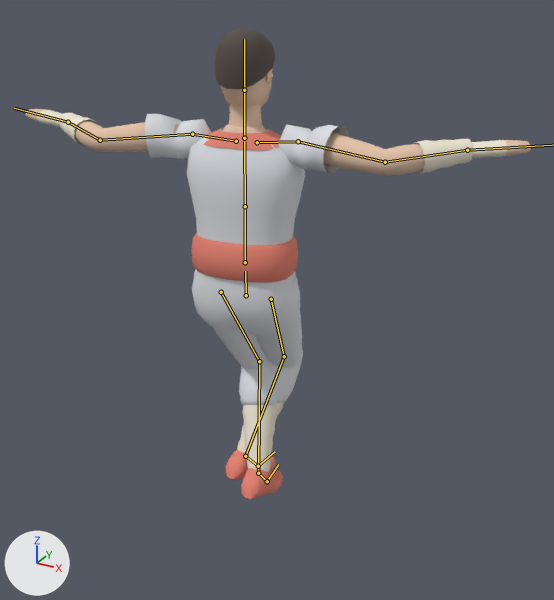
The glTF model game/assets/characters/fighter.glb as it was, and as the next commit left it.
Before and after are seen from a 50 mm camera at (1.24, -2.04, 2.03) aimed at (0.0, 0.22, 0.89). The lights are fixed; the arrows at lower left show +X, +Y and +Z. The older version comes first. Both versions are drawn at frame 6 of the action 'air_gust'; the numbers are the values there. The bones that change, and the others that lie on the model, are drawn over the model as lines.

Objects in the first picture: 'FighterMesh'.
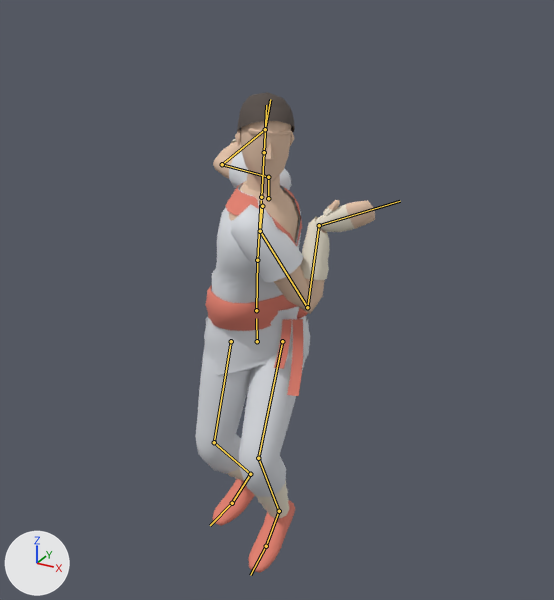
Location of each change, [x1, y1, x2, y2] in pixels of the pictures (554 x 600 px):
'FighterMesh', posed (64% narrower): before [25, 27, 531, 499]; after [195, 92, 375, 573]
bone 'hips', root to tip: before (246, 295) to (245, 271); after (257, 341) to (256, 318)
bone 'spine', root to tip: before (245, 262) to (245, 206); after (256, 310) to (257, 260)
bone 'chest', root to tip: before (245, 206) to (244, 141); after (257, 260) to (261, 200)
bone 'neck', root to tip: before (244, 138) to (244, 90); after (261, 197) to (264, 152)
bone 'head', root to tip: before (244, 90) to (244, 39); after (264, 152) to (266, 105)
bone 'shoulder.L', root to tip: before (236, 141) to (192, 134); after (268, 198) to (268, 177)
bone 'upper_arm.L', root to tip: before (192, 134) to (100, 140); after (268, 177) to (222, 164)
bone 'forearm.L', root to tip: before (100, 140) to (68, 122); after (222, 164) to (265, 129)
bone 'hand.L', root to tip: before (68, 122) to (14, 108); after (265, 129) to (270, 99)
bone 'shoulder.R', root to tip: before (257, 142) to (298, 141); after (262, 206) to (260, 231)
bone 'upper_arm.R', root to tip: before (298, 141) to (385, 162); after (260, 231) to (307, 307)
bone 'forearm.R', root to tip: before (385, 162) to (467, 150); after (307, 307) to (319, 225)
bone 'thigh.L', root to tip: before (221, 292) to (259, 361); after (282, 341) to (258, 458)
bone 'foot.L', root to tip: before (258, 473) to (267, 481); after (279, 511) to (266, 546)
bone 'toe.L', root to tip: before (267, 481) to (278, 464); after (266, 546) to (250, 575)
bone 'thigh.R', root to tip: before (271, 299) to (284, 356); after (231, 341) to (214, 442)
bone 'shin.R', root to tip: before (284, 356) to (245, 456); after (214, 442) to (250, 474)
bone 'foot.R', root to tip: before (245, 456) to (258, 466); after (250, 474) to (232, 503)
bone 'toe.R', root to tip: before (258, 466) to (275, 451); after (232, 503) to (210, 525)

The change in detail:
Bone 'hips' (bone_hips) moves from (0.0, 0.095, 0.0) to (0.03, -0.08, -0.019).
Bone 'hips' (bone_hips) turns from (0, -170, 0) to (2, 30, 0) degrees about its own x, y and z.
Bone 'spine' (bone_spine) turns from (2, 0, 0) to (3, 35, 0) degrees about its own x, y and z.
Bone 'chest' (bone_chest) turns from (0, 0, 0) to (2, 40, 0) degrees about its own x, y and z.
Bone 'neck' (bone_neck) turns from (0, 0, 0) to (0, -38, 0) degrees about its own x, y and z.
Bone 'head' (bone_head) turns from (0, 0, 0) to (-2, -28, 0) degrees about its own x, y and z.
Bone 'shoulder.L' (bone_shoulder_l) turns from (-2, -3, 17) to (-10, 2, 19) degrees about its own x, y and z.
Bone 'upper_arm.L' (bone_upper_arm_l) turns from (-19, -30, 59) to (-55, -39, 79) degrees about its own x, y and z.
Bone 'forearm.L' (bone_forearm_l) turns from (34, 20, -3) to (60, 24, 0) degrees about its own x, y and z.
Bone 'hand.L' (bone_hand_l) turns from (-18, 20, 4) to (-30, 24, -5) degrees about its own x, y and z.
Bone 'shoulder.R' (bone_shoulder_r) turns from (-2, 3, -17) to (20, 13, 4) degrees about its own x, y and z.
Bone 'upper_arm.R' (bone_upper_arm_r) turns from (-19, 29, -59) to (14, 0, 22) degrees about its own x, y and z.
Bone 'forearm.R' (bone_forearm_r) turns from (34, -20, 3) to (122, -26, 4) degrees about its own x, y and z.
Bone 'hand.R' (bone_hand_r) turns from (-18, -20, -4) to (-40, -31, -33) degrees about its own x, y and z.
Bone 'thigh.L' (bone_thigh_l) turns from (22, -1, -11) to (26, 24, -2) degrees about its own x, y and z.
Bone 'foot.L' (bone_foot_l) turns from (-6, 8, 7) to (11, 0, 0) degrees about its own x, y and z.
Bone 'toe.L' (bone_toe_l) turns from (30, 0, 0) to (9, 0, 0) degrees about its own x, y and z.
Bone 'thigh.R' (bone_thigh_r) turns from (28, 11, 10) to (-2, 35, -11) degrees about its own x, y and z.
Bone 'shin.R' (bone_shin_r) turns from (-44, 0, 0) to (-35, 0, 0) degrees about its own x, y and z.
Bone 'foot.R' (bone_foot_r) turns from (-11, -9, -7) to (24, 4, 5) degrees about its own x, y and z.
Bone 'toe.R' (bone_toe_r) turns from (30, 0, 0) to (9, 0, 0) degrees about its own x, y and z.
